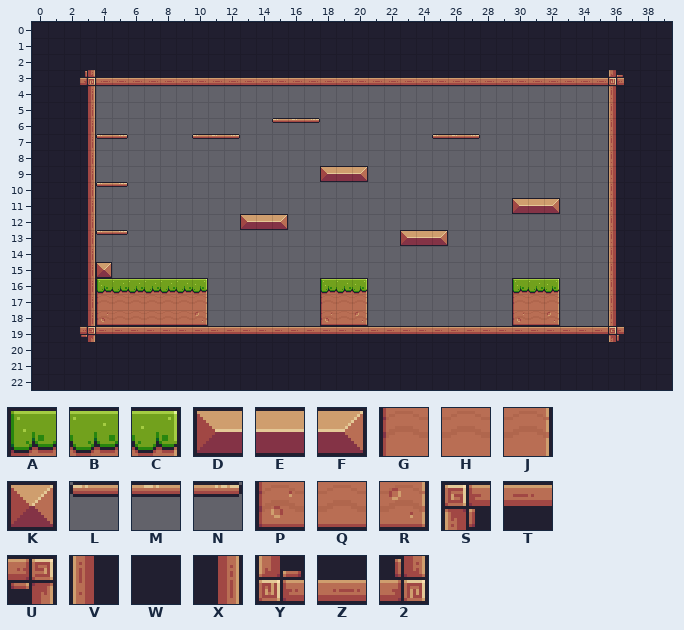
One commit to this Tiled map: assets/tiles/level-01.tmx. The picture above was drawn from the file before the commit.
Cells are 16x16 px. Shown: x 0..39, y 0..22.
Key: from "Pixel Adventure": A 6, B 7, C 8, D 12, E 13, F 14, G 28, H 29, J 30, K 34, L 39, M 40, N 41, P 50, Q 51, R 52, S 88, T 89, U 90, V 110, W 111, X 112, Y 132, Z 133, 2 134.
_ is an empty cell.
Layer "Background" before, first column x 0:
 0 WWWWWWWWWWWWWWWWWWWWWWWWWWWWWWWWWWWWWWWW
 1 WWWWWWWWWWWWWWWWWWWWWWWWWWWWWWWWWWWWWWWW
 2 WWWWWWWWWWWWWWWWWWWWWWWWWWWWWWWWWWWWWWWW
 3 WWW2ZZZZZZZZZZZZZZZZZZZZZZZZZZZZZZZZYWWW
 4 WWWX________________________________VWWW
 5 WWWX________________________________VWWW
 6 WWWX___________LMN__________________VWWW
 7 WWWXLN____LMN____________LMN________VWWW
 8 WWWX________________________________VWWW
 9 WWWX______________DEF_______________VWWW
10 WWWXLN______________________________VWWW
11 WWWX__________________________DEF___VWWW
12 WWWX_________DEF____________________VWWW
13 WWWXLN_________________DEF__________VWWW
14 WWWX________________________________VWWW
15 WWWXK_______________________________VWWW
16 WWWXABBBBBC_______ABC_________ABC___VWWW
17 WWWXGHHHHHJ_______GHJ_________GHJ___VWWW
18 WWWXPQQQQQR_______PQR_________PQR___VWWW
19 WWWUTTTTTTTTTTTTTTTTTTTTTTTTTTTTTTTTSWWW
20 WWWWWWWWWWWWWWWWWWWWWWWWWWWWWWWWWWWWWWWW
21 WWWWWWWWWWWWWWWWWWWWWWWWWWWWWWWWWWWWWWWW
22 WWWWWWWWWWWWWWWWWWWWWWWWWWWWWWWWWWWWWWWW
And afterwards:
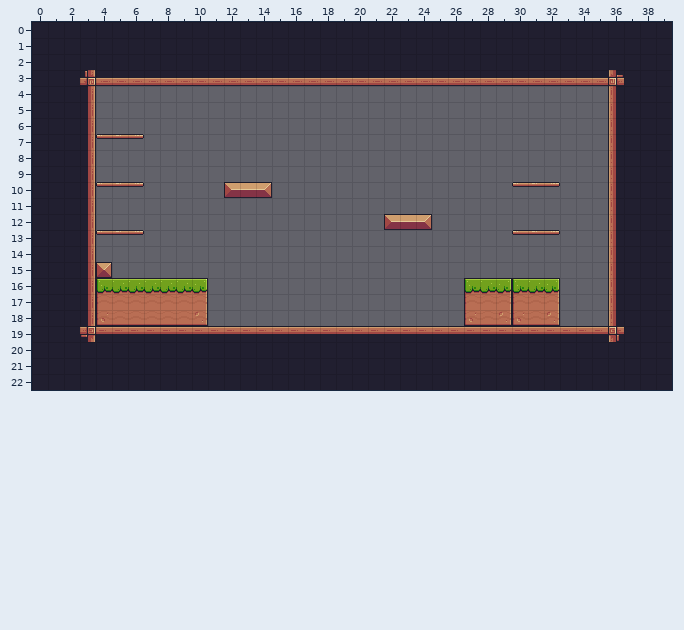
Diff:
{"where": "layer \"Background\""}
{"y":6,"x":15,"old":"LMN","new":"___"}
{"y":7,"x":5,"old":"N_","new":"MN"}
{"y":7,"x":10,"old":"LMN","new":"___"}
{"y":7,"x":25,"old":"LMN","new":"___"}
{"y":9,"x":18,"old":"DEF","new":"___"}
{"y":10,"x":5,"old":"N_","new":"MN"}
{"y":10,"x":12,"old":"___","new":"DEF"}
{"y":10,"x":30,"old":"___","new":"LMN"}
{"y":11,"x":30,"old":"DEF","new":"___"}
{"y":12,"x":13,"old":"DEF","new":"___"}
{"y":12,"x":22,"old":"___","new":"DEF"}
{"y":13,"x":5,"old":"N_","new":"MN"}
{"y":13,"x":23,"old":"DEF","new":"___"}
{"y":13,"x":30,"old":"___","new":"LMN"}
{"y":16,"x":18,"old":"ABC","new":"___"}
{"y":16,"x":27,"old":"___","new":"ABC"}
{"y":17,"x":18,"old":"GHJ","new":"___"}
{"y":17,"x":27,"old":"___","new":"GHJ"}
{"y":18,"x":18,"old":"PQR","new":"___"}
{"y":18,"x":27,"old":"___","new":"PQR"}
